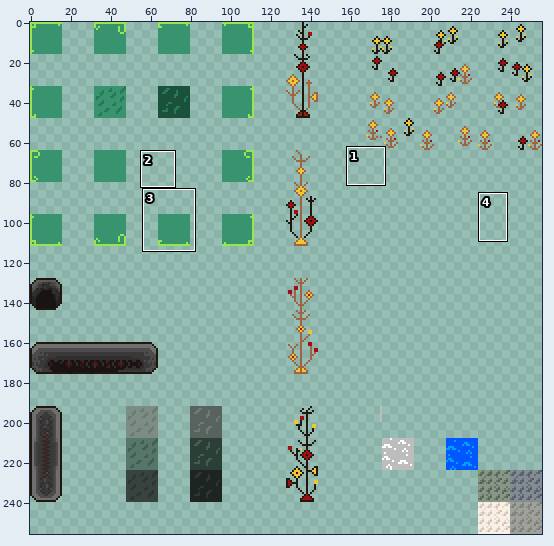
One commit to this sprite sheet: assets/Main Tileset.png. The first picture is a wide view before the edit; the outline marks the close-up.
Close-up. The starting point:
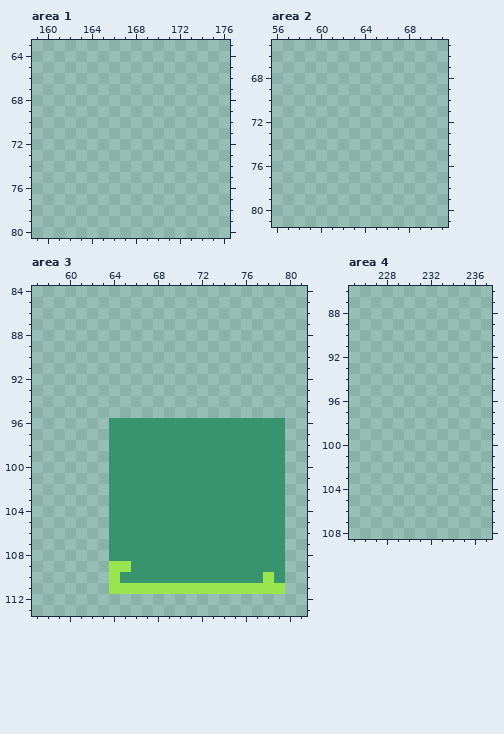
The file is 256x256 pixels. Pixels under 10% opacity are left out. Colours within 5 levels of each other are drawn and written as one. Shown: area 1: x 159..176, y 63..80; area 2: x 56..71, y 65..81; area 3: x 57..81, y 84..113; area 4: x 225..237, y 86..108. The commit also changed other parts of the picture, which this record leaves out.
Now the later version:
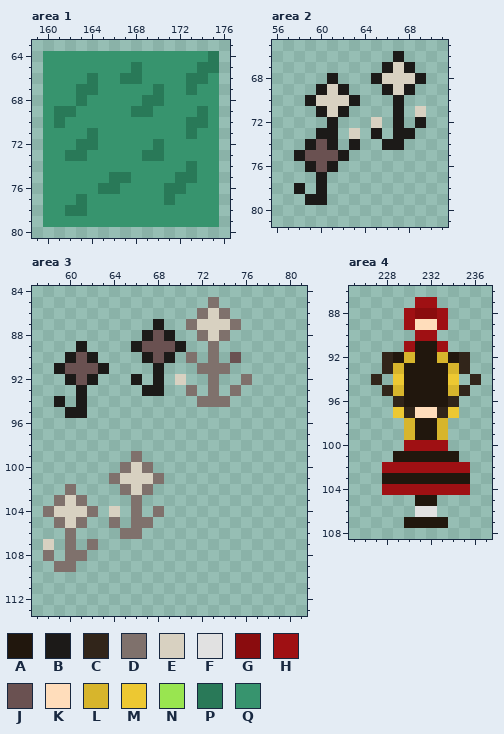
Palette (. is transparent): A #21170d  B #1c1a18  C #31251a  D #7f716c  E #d8d1c1  F #e1e1e1  G #8a0c0e  H #9f1013  J #6a5151  K #ffddbb  L #d7b52c  M #edc832  N #99e550  P #297958  Q #37946e
The exact change:
Area 1:
y 64: x 160..175 ................ -> QQQQQQQQQQQQQQQP
y 65: x 160..175 ................ -> QQQQQQQQPQQQQQPP
y 66: x 160..175 ................ -> QQQQPQQPPQQQQPPQ
y 67: x 160..175 ................ -> QQQPPQQQQQPQQPQQ
y 68: x 160..175 ................ -> QQQPQQQQQPPQQQQQ
y 69: x 160..175 ................ -> QPPQQQQQPPQQQQPQ
y 70: x 160..175 ................ -> QPQQQQQQQQQQQPPQ
y 71: x 160..175 ................ -> QQQQPQQQQQQQQPQQ
y 72: x 160..175 ................ -> QQQPPQQQQQPQQQQQ
y 73: x 160..175 ................ -> QQPPQQQQQPPQQQQQ
y 74: x 160..175 ................ -> QQQQQQQQQQQQQPQQ
y 75: x 160..175 ................ -> QQQQQQPPQQQQPPQQ
y 76: x 160..175 ................ -> QQQQQPPQQQQPPQQQ
y 77: x 160..175 ................ -> QQQPQQQQQQQPQQQQ
y 78: x 160..175 ................ -> QQPPQQQQQQQQQQQQ
y 79: x 160..175 ................ -> QQQQQQQQQQQQQQQQ
Area 2:
y 66: x 67 . -> B
y 67: x 66..68 ... -> BEB
y 68: x 61 . -> B; x 65..69 ..... -> BEEEB
y 69: x 60..62 ... -> BEB; x 66..68 ... -> BEB
y 70: x 59..63 ..... -> BEEEB; x 67 . -> B
y 71: x 60..62 ... -> BEB; x 67 . -> B; x 69 . -> E
y 72: x 61 . -> B; x 65 . -> E; x 67 . -> B; x 69 . -> B
y 73: x 60..61 .. -> BB; x 63 . -> E; x 65 . -> B; x 67..68 .. -> BB
y 74: x 59..61 ... -> BJB; x 63 . -> B; x 66..67 .. -> BB
y 75: x 58..62 ..... -> BJJJB
y 76: x 59..61 ... -> BJB
y 77: x 60 . -> B
y 78: x 58 . -> B; x 60 . -> B
y 79: x 59..60 .. -> BB
Area 3:
y 85: x 73 . -> D
y 86: x 72..74 ... -> DED
y 87: x 68 . -> B; x 71..75 ..... -> DEEED
y 88: x 67..69 ... -> BJB; x 72..74 ... -> DED
y 89: x 61 . -> B; x 66..70 ..... -> BJJJB; x 73 . -> D
y 90: x 60..62 ... -> BJB; x 67..69 ... -> BJB; x 71 . -> D; x 73 . -> D; x 75 . -> J
y 91: x 59..63 ..... -> BJJJB; x 68 . -> B; x 72..74 ... -> DDD
y 92: x 60..62 ... -> BJB; x 66 . -> B; x 68 . -> B; x 70 . -> E; x 73 . -> D; x 76 . -> D
y 93: x 61 . -> B; x 67..68 .. -> BB; x 71 . -> D; x 73 . -> D; x 75 . -> D
y 94: x 59 . -> B; x 61 . -> B; x 72..74 ... -> DDD
y 95: x 60..61 .. -> BB
y 96..98: x 64..79 QQQQQQQQQQQQQQQQ -> ................
y 99: x 64..79 QQQQQQQQQQQQQQQQ -> ..D.............
y 100: x 64..79 QQQQQQQQQQQQQQQQ -> .DED............
y 101: x 64..79 QQQQQQQQQQQQQQQQ -> DEEED...........
y 102: x 60 . -> D; x 64..79 QQQQQQQQQQQQQQQQ -> .DED............
y 103: x 59..61 ... -> DED; x 64..79 QQQQQQQQQQQQQQQQ -> ..D.............
y 104: x 58..62 ..... -> DEEED; x 64..79 QQQQQQQQQQQQQQQQ -> E.D.D...........
y 105: x 59..61 ... -> DED; x 64..79 QQQQQQQQQQQQQQQQ -> D.DD............
y 106: x 60 . -> D; x 64..79 QQQQQQQQQQQQQQQQ -> .DD.............
y 107: x 58 . -> E; x 60 . -> D; x 62 . -> D; x 64..79 QQQQQQQQQQQQQQQQ -> ................
y 108: x 58 . -> D; x 60..61 .. -> DD; x 64..79 QQQQQQQQQQQQQQQQ -> ................
y 109: x 59..60 .. -> DD; x 64..79 NNQQQQQQQQQQQQQQ -> ................
y 110: x 64..79 NQQQQQQQQQQQQQNQ -> ................
y 111: x 64..79 NNNNNNNNNNNNNNNN -> ................
Area 4:
y 87: x 231..232 .. -> HH
y 88: x 230..233 .... -> HGGH
y 89: x 230..233 .... -> HKKH
y 90: x 231..232 .. -> HH
y 91: x 230..233 .... -> HAAH
y 92: x 228..235 ........ -> CALAALAC
y 93: x 228..235 ........ -> CLAAAALC
y 94: x 227 . -> C; x 229..234 ...... -> MAAAAM; x 236 . -> C
y 95: x 228..235 ........ -> CLAAAALC
y 96: x 229..234 ...... -> CAAAAC
y 97: x 229..234 ...... -> MCKKCM
y 98..99: x 230..233 .... -> LAAL
y 100: x 230..233 .... -> HHHH
y 101: x 229..234 ...... -> AAAAAA
y 102: x 228..235 ........ -> HHHHHHHH
y 103: x 228..235 ........ -> AAAAAAAA
y 104: x 228..235 ........ -> HHHHHHHH
y 105: x 231..232 .. -> AA
y 106: x 231..232 .. -> FF
y 107: x 230..233 .... -> AAAA
Where, in picture pixels (left, top, right, bottom), the same in both close-ups:
added: (43, 51, 219, 227)
added: (294, 51, 426, 205)
changed: (43, 297, 285, 594)
added: (371, 297, 481, 528)
